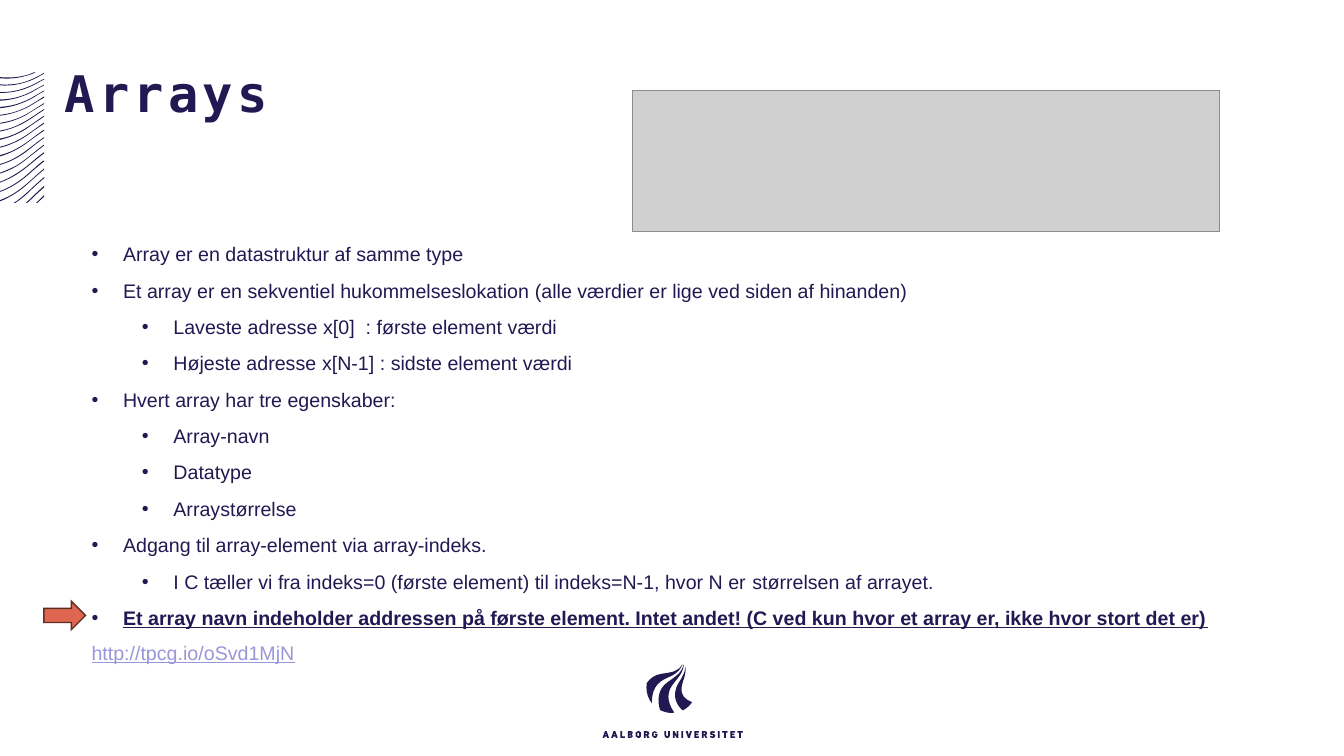
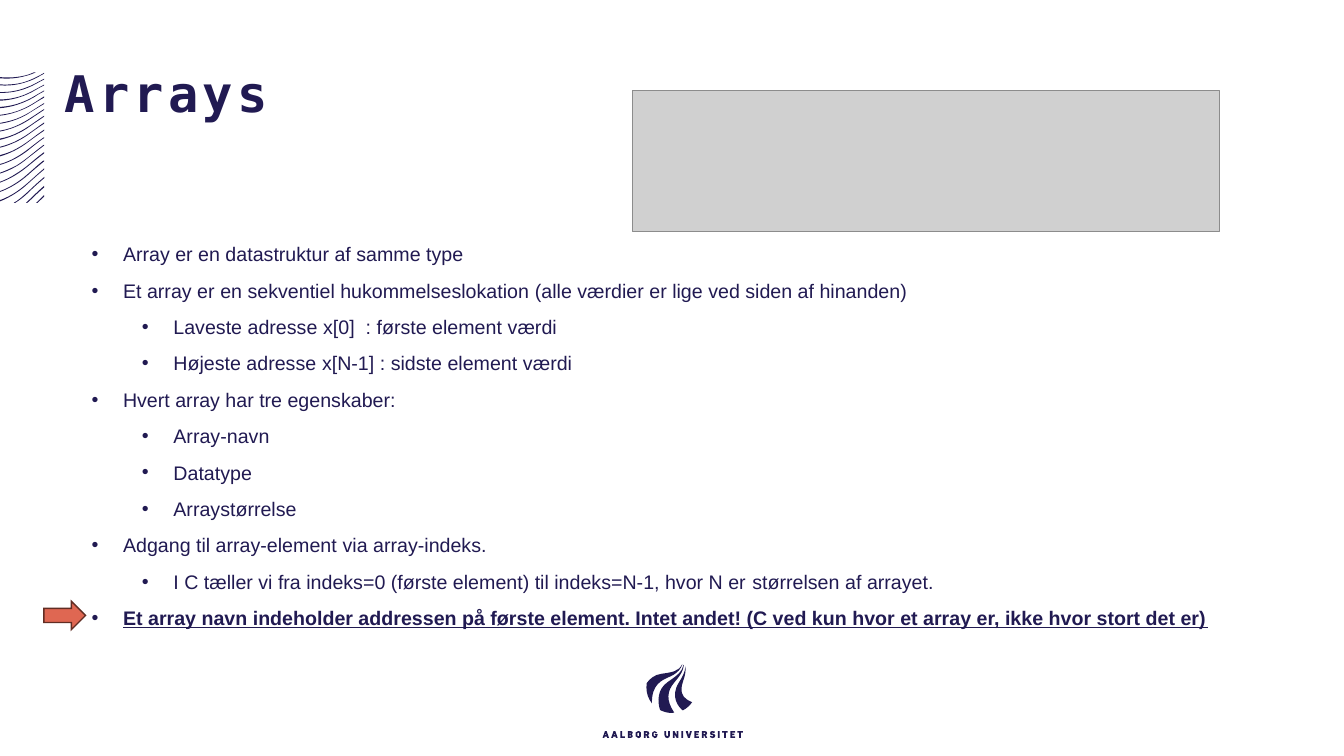
Before and after one commit to AAU-ST1-Programming/arrays_and_pointers, a slide deck: slide 35 of arrays_and_pointers.pptx. Drawn at 1344x756 pixels with LibreOffice and Linux fonts; fonts in the diff are those of the drawing; grey boxes stand for pictures. Boxes give left, top, right and bottom in pixels: in the first picture for what was removed or moved away, otherwise in the second. Text is boxed around its words. In the diff, an @@ line names an element or a change of style, - is before the commit and + after.

```diff
--- a/arrays_and_pointers.pptx
+++ b/arrays_and_pointers.pptx
@@ text at (x1=92, y1=646, x2=295, y2=664): paragraph removed @@
-http://tpcg.io/oSvd1MjN
```
Also in this commit, not shown: 3 other slides changed, 2 slides removed, 4 other files.
